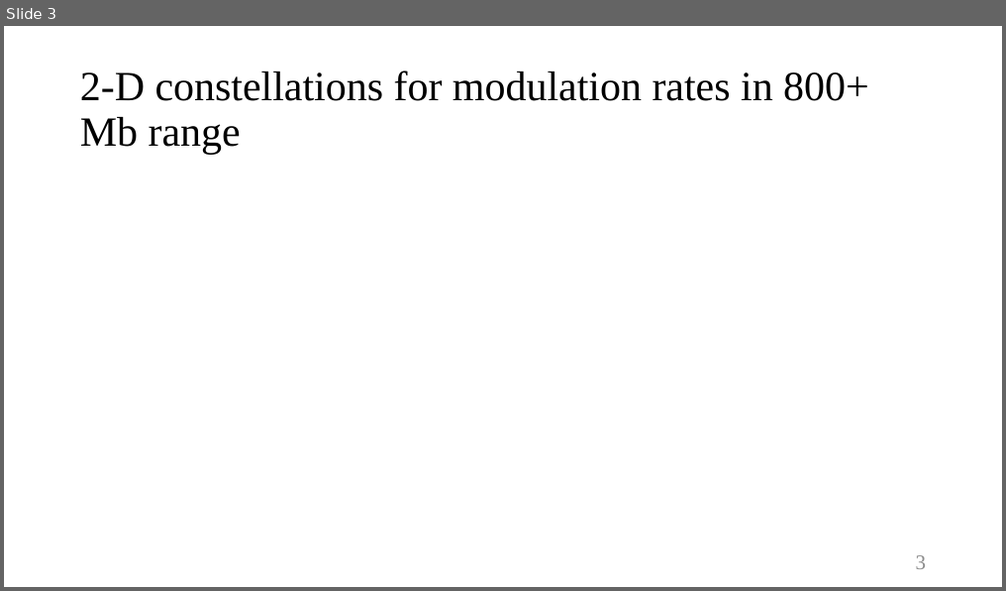
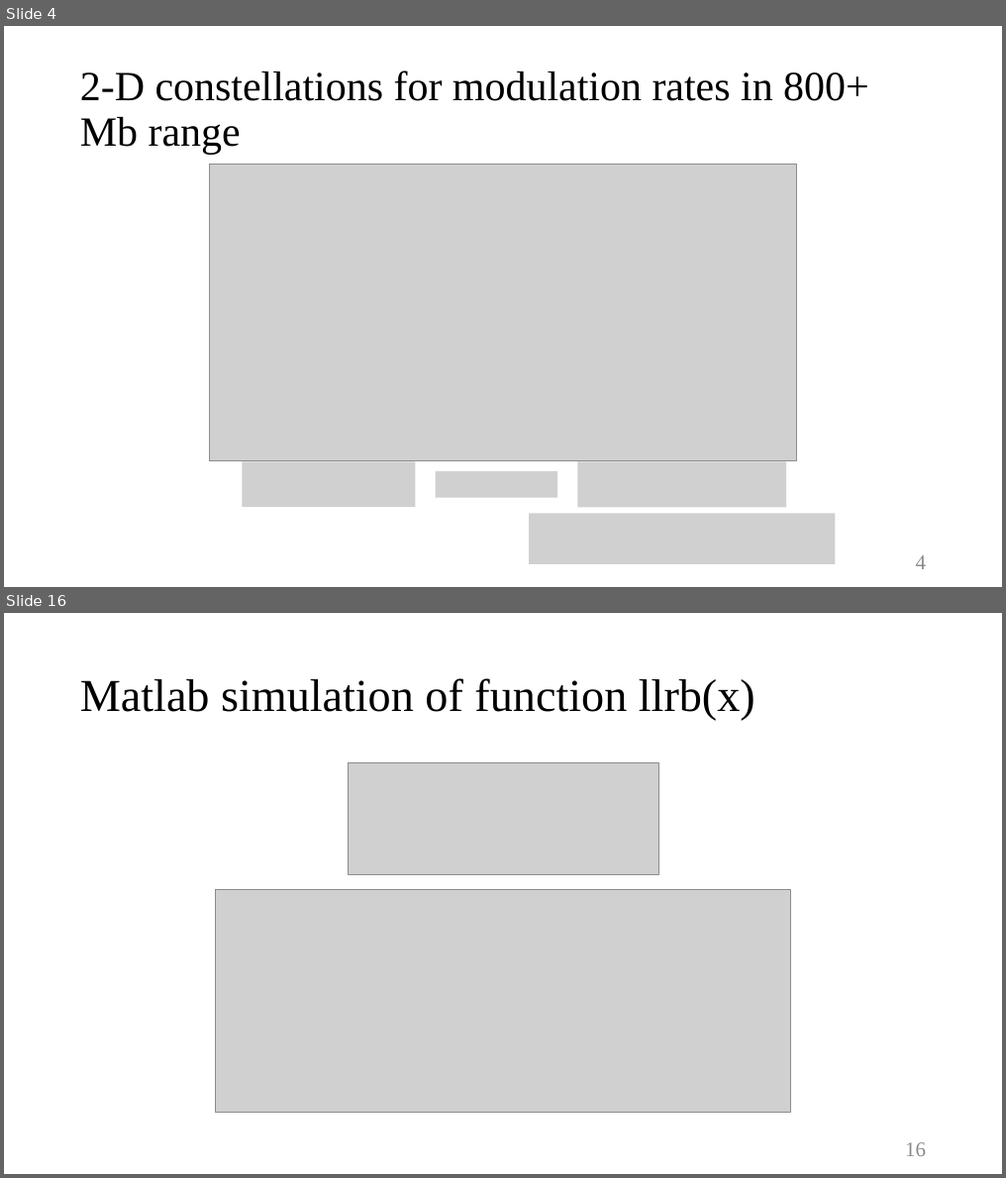
Before and after one commit to Freddy0406/128DSQ, a slide deck: 10GBASE-T Coding and Modulation.pptx. Shown one above the other, each under a label of ours: slide 3 before the commit, slides 4 and 16 after it; the slides between them are not shown. The pictures are 1006x591 and 1006x1178 pixels, drawn with LibreOffice and Linux fonts; fonts in the diff are those of the drawing; grey boxes stand for pictures. Boxes give left, top, right and bottom in pixels: in the first picture for what was removed or moved away, otherwise in the second. Text is boxed around its words. In the diff, an @@ line names an element or a change of style, - is before the commit and + after.

```diff
--- a/10GBASE-T Coding and Modulation.pptx
+++ b/10GBASE-T Coding and Modulation.pptx
@@ slide 16 added at box(4, 613, 1002, 1174), background #FFFFFF @@
@@ title added at box(80, 678, 755, 721), 44 pt, text #000000 @@
+Matlab simulation of function llrb(x)
@@ picture added at box(348, 762, 658, 875) @@
@@ picture added at box(215, 890, 791, 1113) @@
@@ page number added at box(905, 1143, 926, 1157), 20 pt, text #8C8C8C @@
+16
@@ what was slide 3 is now slide 4 @@
@@ slide 4 changed as well @@
@@ picture added at box(209, 165, 797, 462) @@
@@ picture added at box(242, 463, 416, 508) @@
@@ picture added at box(577, 463, 786, 508) @@
@@ picture added at box(436, 472, 558, 498) @@
@@ picture added at box(529, 513, 835, 565) @@
@@ page number at box(916, 556, 927, 570): text changed @@
-3
+4
```
Also in this commit, not shown: 1 other slide changed, 13 other slides added, 6 other files.
